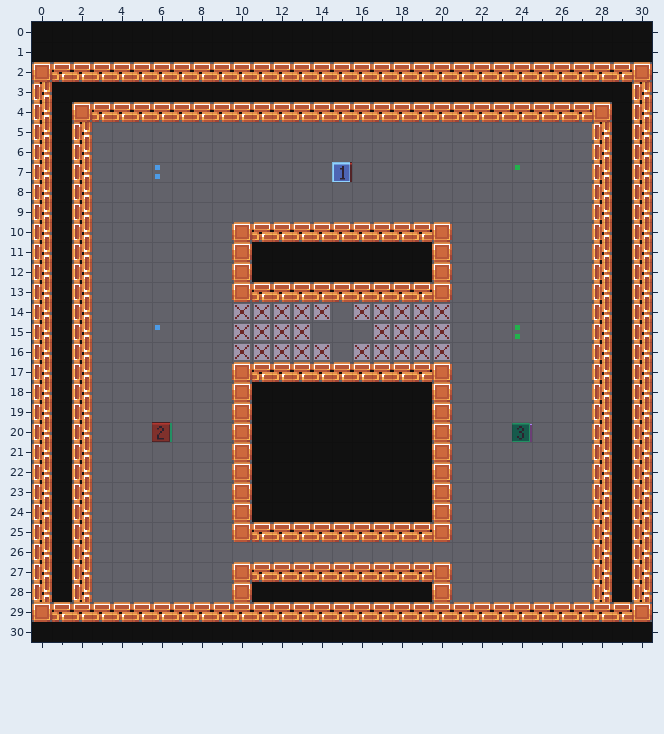
Tiled map (JSON) -- games/Phaser-Snake-Game/public/assets/Tiled/Dark_Stage-02.json. The first picture shows the starting point.
Cells are 24x24 px. Shown: x 0..30, y 0..30.
The result:
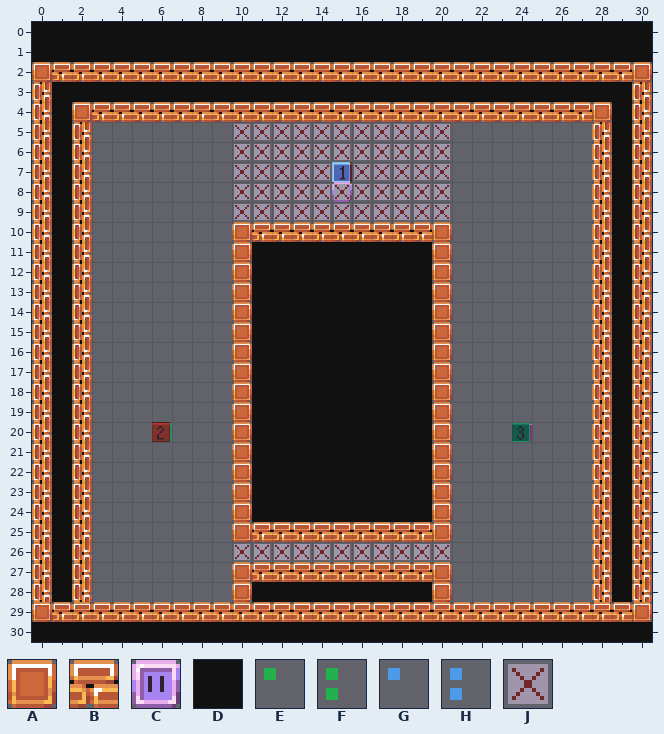
Key: from "tileSheetx24": A 4, B 5, C 8, D 103, E 256, F 257, G 288, H 289, J 480.
_ is an empty cell.
From the commit log: Added dark flag and custom snake head spawn location
The exact change:
Layer "Wall":
The author put tile A in rows 14 to 16 at x 10 and 20.
The author put tile C in row 8 at x 15.
Tile B becomes tile D in row 13 at x 11 to 19; in row 17 at x 11 to 19.
The author put tile D in rows 14 to 16 at x 11 to 19.
Layer "Portal-X" (removed):
The edit erases tile E in row 7 at x 24.
The edit erases tile F in row 15 at x 24.
The edit erases tile G in row 15 at x 6.
The edit erases tile H in row 7 at x 6.
Layer "Food":
The author put tile J in rows 5 to 6 at x 10 to 20; in row 7 at x 10 to 14 and 16 to 20; in rows 8 to 9 at x 10 to 20; in row 26 at x 10 to 20.
The edit erases tile J in row 14 at x 10 to 14 and 16 to 20; in row 15 at x 10 to 13 and 17 to 20; in row 16 at x 10 to 14 and 16 to 20.
